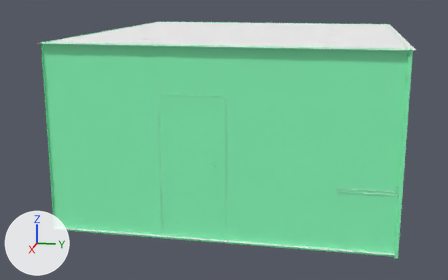
One commit to the FBX model VRdentist/Assets/Dental/DentalRoom/Model/Room.fbx: the scene before it, then after it.
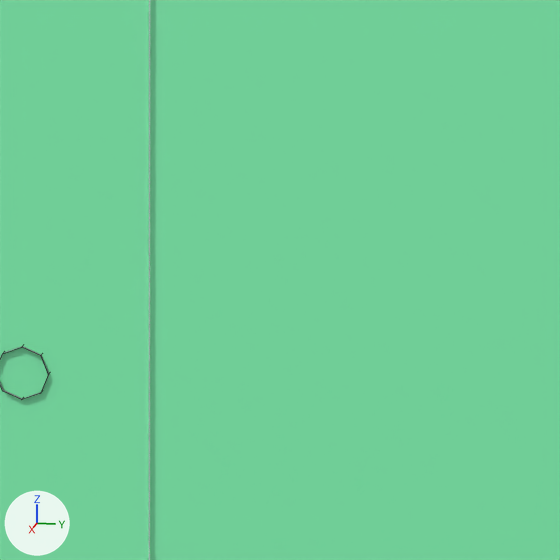
Old and new are each drawn whole from a 50 mm lens placed at (11.63, 1.52, 3.77), pointed at (0.23, -0.77, 0.92) and again close up on the part from 47% to 59% of the width and 47% to 65% of the height. Arrows for +X, +Y and +Z are at lower left; the lights stay in place. The close-ups show mesh edges as thin lines. Where no turn or scale is listed for an object, it has been applied to the vertices.
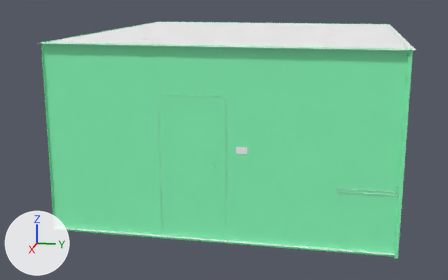
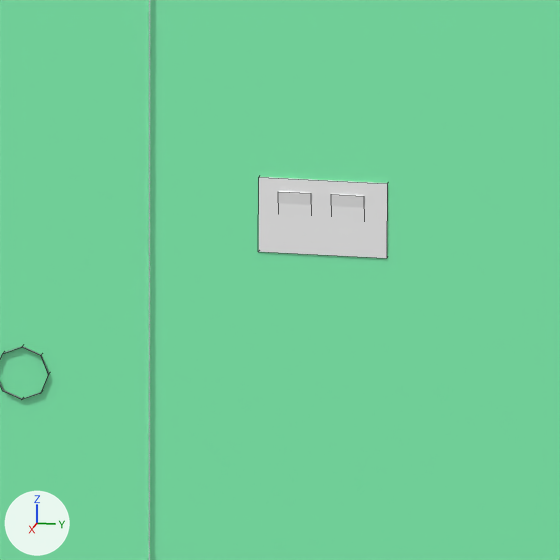
Edits to the bpy script that builds the scene:
```text
Add me_mesh_072_1:
    me_mesh_072_1.from_pydata(...)  # 8 vertices, 6 faces; spans x -0.0105..0.0105, y -0.0217..0.0217, z -0.0345..0.0345
    me_mesh_072_1.materials.append(mat_basicroom)  # picture img_dentalroom_01_png
Add me_mesh_070_1:
    me_mesh_070_1.from_pydata(...)  # a box spanning x -0.004..0.004, y -0.085..0.085, z -0.051..0.051
    me_mesh_070_1.materials.append(mat_basicroom)  # picture img_dentalroom_01_png
Add ob_pcube110:
    ob_pcube110 = bpy.data.objects.new('pCube110', me_mesh_072_1)
    ob_pcube110.location = (2.944, 0.005, 1.455)
Add ob_pcube108:
    ob_pcube108 = bpy.data.objects.new('pCube108', me_mesh_070_1)
    ob_pcube108.location = (2.948, 0.043, 1.455)
Add ob_pcube109:
    ob_pcube109 = bpy.data.objects.new('pCube109', me_mesh_072_1.copy())
    ob_pcube109.location = (2.944, 0.076, 1.455)
```

What differs and where, as boxes (x1, y1, x2, y2) in the close-ups (560 x 560 px):
'pCube108', added: after (258, 177, 388, 258)
'pCube110', added: after (278, 191, 311, 205)
'pCube109', added: after (331, 194, 364, 208)
